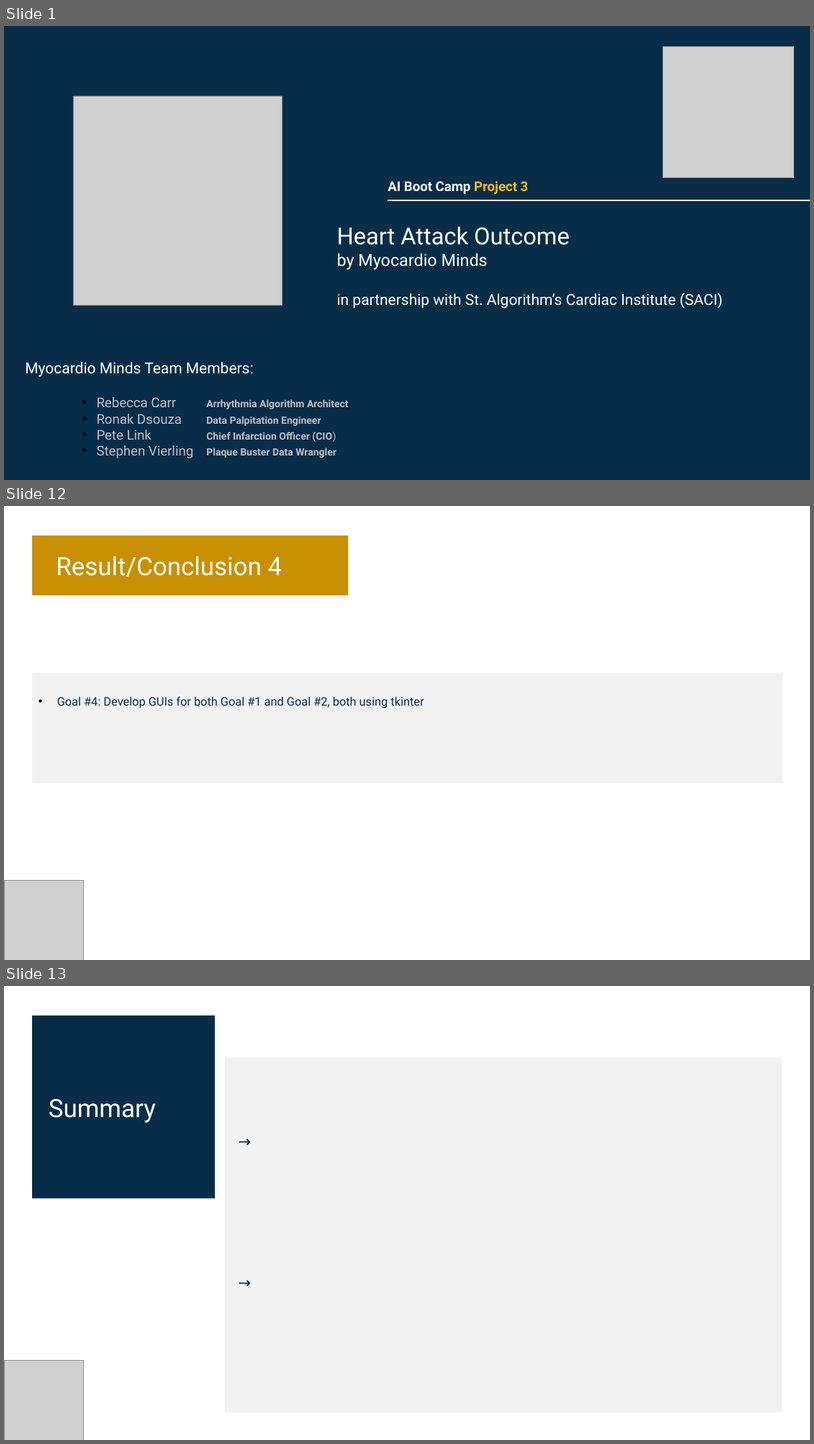
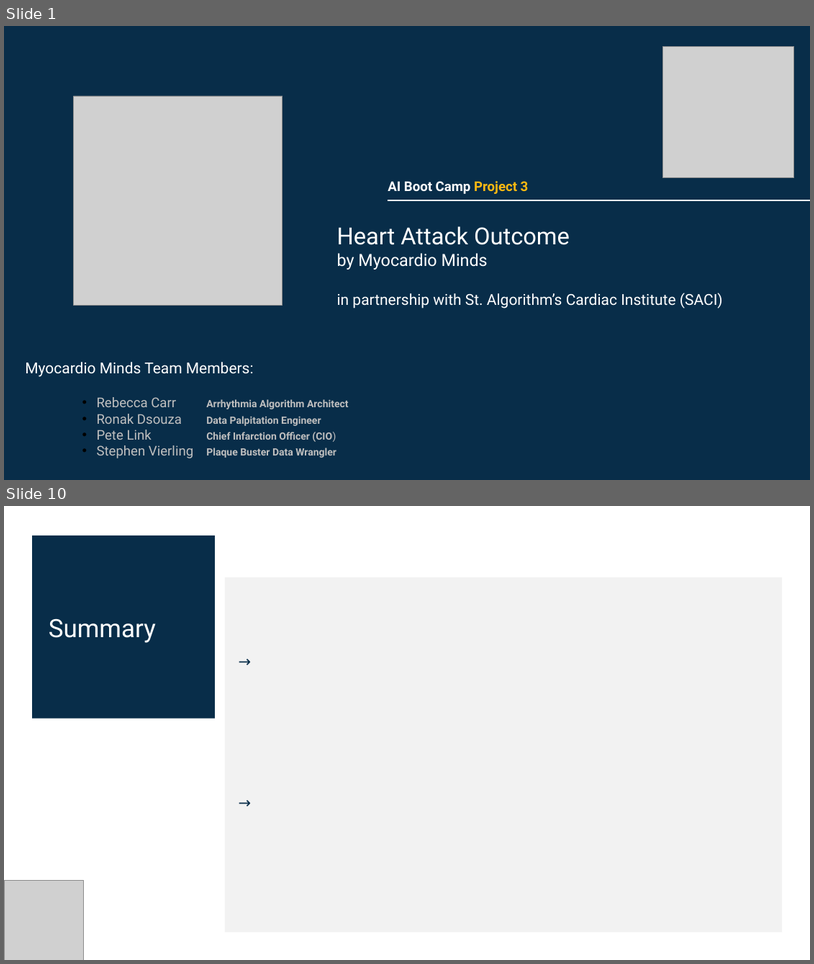
Before and after one commit to Pete1001/heart_attack_outcome, a slide deck: heart_attack_outcome.v1.2.pptx. Shown one above the other, each under a label of ours: slides 1, 12 and 13 before the commit, slides 1 and 10 after it; the slides between them are not shown. The pictures are 814x1444 and 814x964 pixels, drawn with LibreOffice and Linux fonts; fonts in the diff are those of the drawing; grey boxes stand for pictures. Boxes give left, top, right and bottom in pixels: in the first picture for what was removed or moved away, otherwise in the second. Text is boxed around its words. In the diff, an @@ line names an element or a change of style, - is before the commit and + after.

```diff
--- a/heart_attack_outcome.v1.2.pptx
+++ b/heart_attack_outcome.v1.2.pptx
@@ slide 12 removed at [4, 506, 810, 960], background #FFFFFF @@
@@ rectangle removed at [32, 536, 349, 595] @@
@@ text removed at [56, 556, 283, 577] @@
-Result/Conclusion 4
@@ rectangle removed at [32, 673, 784, 783] @@
@@ text removed at [57, 696, 424, 708] @@
-              • Goal #4: Develop GUIs for both Goal #1 and Goal #2, both using tkinter
@@ picture removed at [4, 880, 83, 960] @@
@@ what was slide 13 is now slide 10 @@
```
Also in this commit, not shown: 8 slides changed, 1 slide added, 3 other slides removed, 2 other files.
